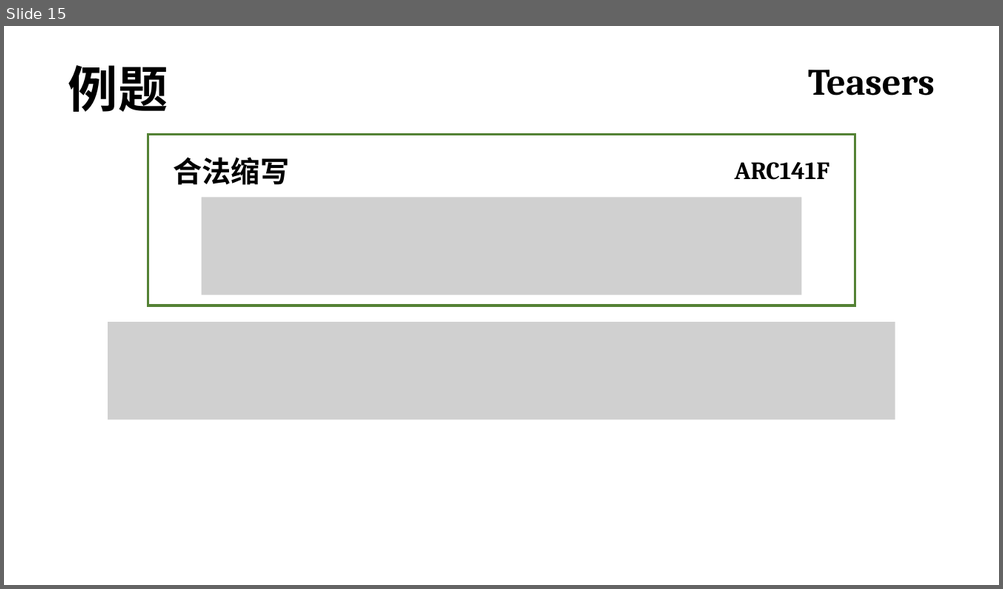
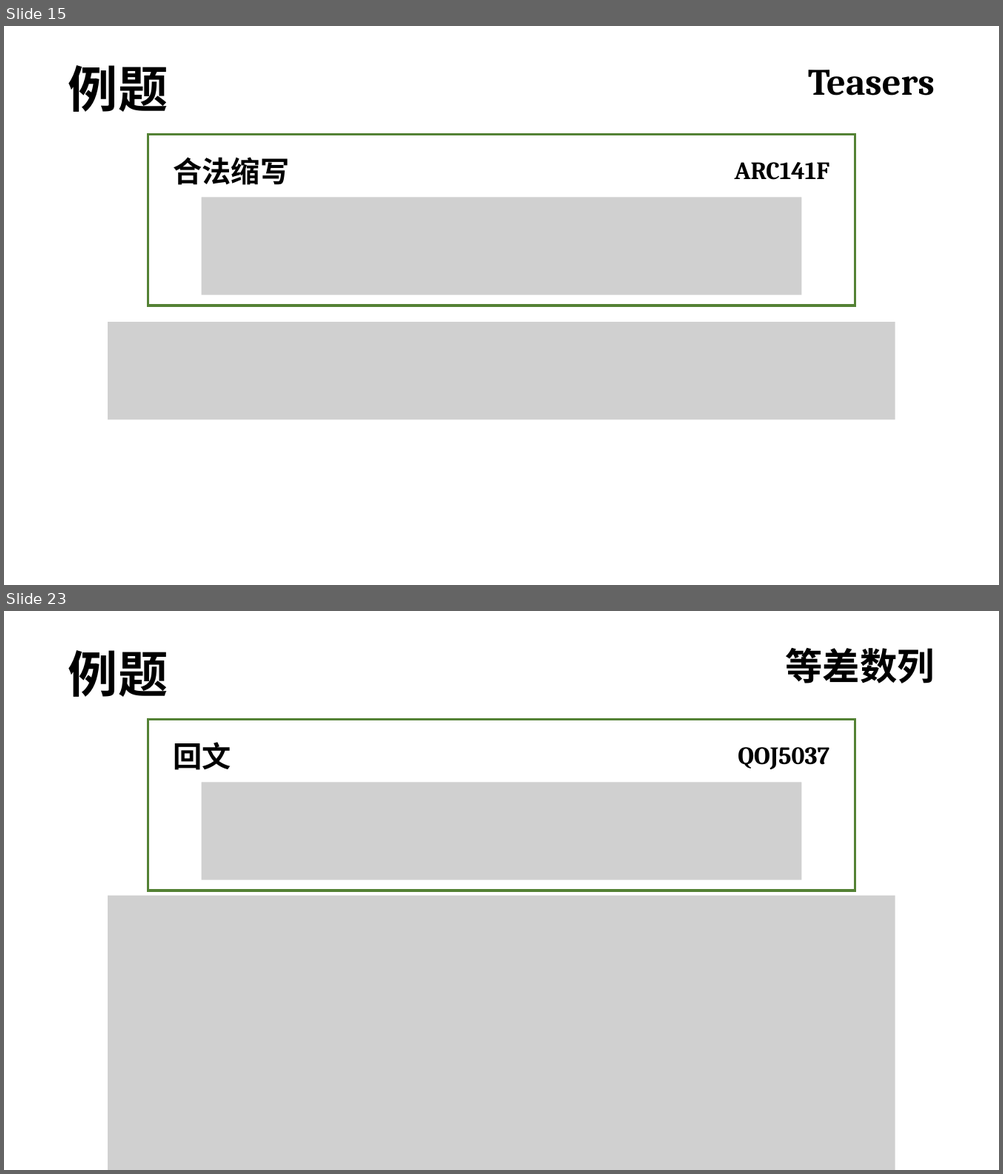
Before and after one commit to R-G-Mocoratioen/oi-slides, a slide deck: 20241214 讲课/字符串正课.pptx. Shown one above the other, each under a label of ours: slide 15 before the commit, slides 15 and 23 after it; the slides between them are not shown. The pictures are 1003x589 and 1003x1174 pixels, drawn with LibreOffice and Linux fonts; fonts in the diff are those of the drawing; grey boxes stand for pictures. Boxes give left, top, right and bottom in pixels: in the first picture for what was removed or moved away, otherwise in the second. Text is boxed around its words. In the diff, an @@ line names an element or a change of style, - is before the commit and + after.

```diff
--- a/20241214 讲课/字符串正课.pptx
+++ b/20241214 讲课/字符串正课.pptx
@@ slide 23 added at (x1=4, y1=611, x2=999, y2=1170), background #FFFFFF @@
@@ text added at (x1=68, y1=650, x2=168, y2=697), 48 pt, text #000000, bold @@
+例题
@@ text added at (x1=785, y1=648, x2=934, y2=684), 36 pt, text #000000, bold @@
+等差数列
@@ rectangle added at (x1=148, y1=720, x2=854, y2=891), outline #548235 2.25 pt @@
@@ text added at (x1=173, y1=742, x2=231, y2=770), 28 pt, text #000000, bold @@
+回文
@@ text added at (x1=737, y1=747, x2=829, y2=770), 24 pt, text #000000, bold @@
+QOJ5037
@@ picture added at (x1=201, y1=783, x2=802, y2=880) @@
@@ picture added at (x1=108, y1=896, x2=895, y2=1170) @@
```
Also in this commit, not shown: 6 slides changed, 1 other slide added, 2 other files.
